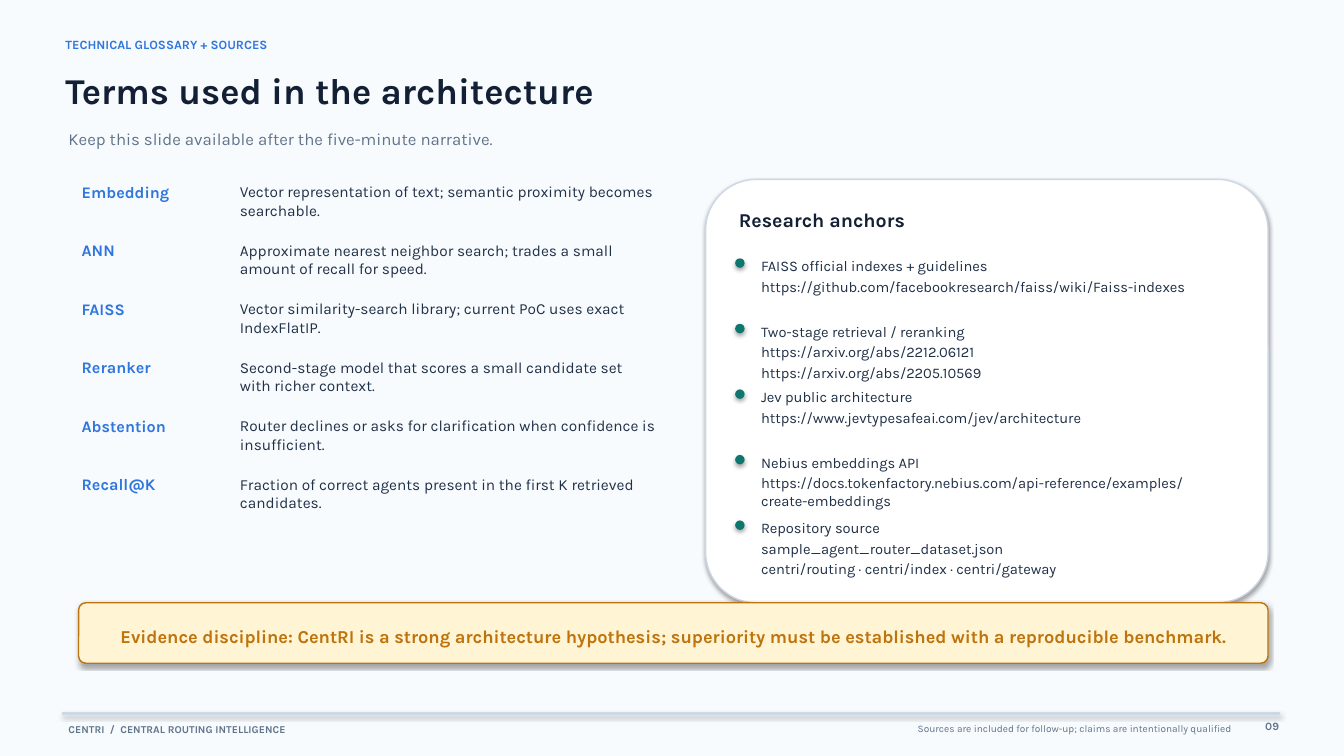
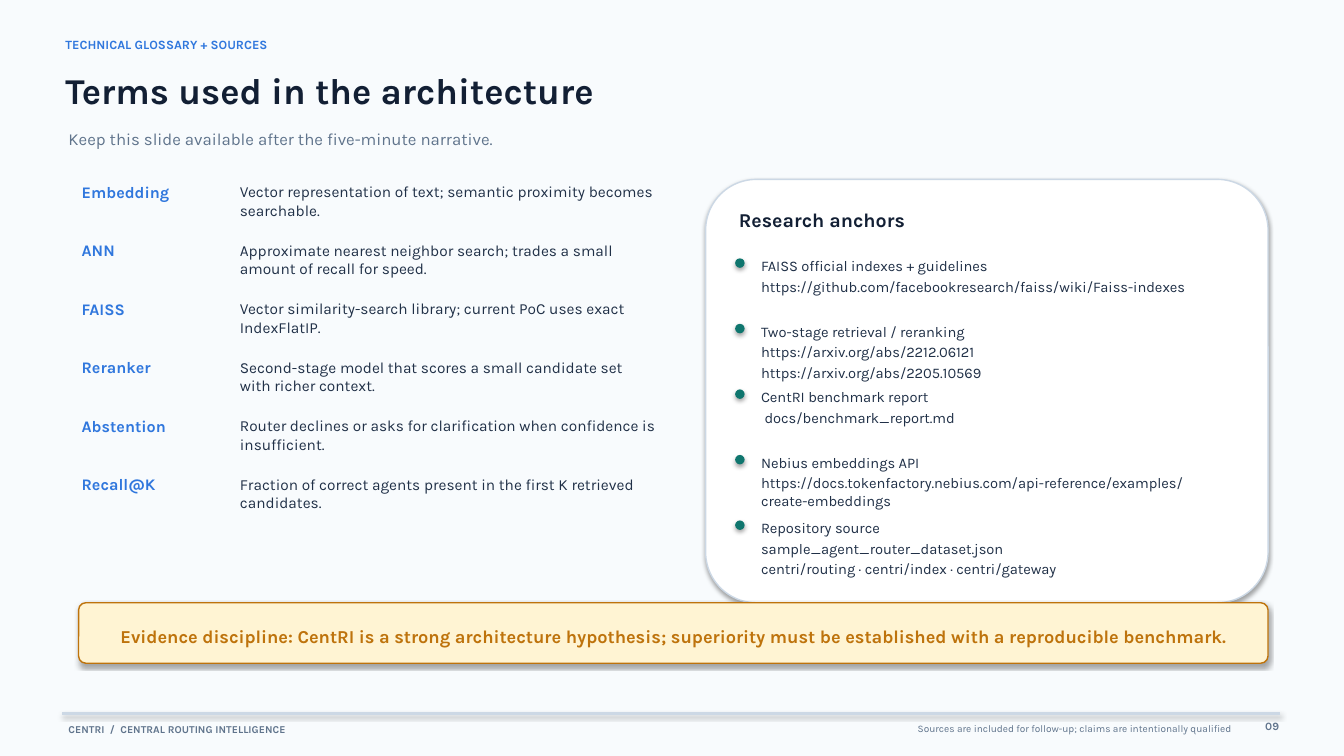
Before and after one commit to BanukaKA/CentRI, a slide deck: slide 9 of CentRI_5_minute_presentation.pptx. Drawn at 1344x756 pixels with LibreOffice and Linux fonts; fonts in the diff are those of the drawing. Boxes give left, top, right and bottom in pixels: in the first picture for what was removed or moved away, otherwise in the second. Text is boxed around its words. In the diff, an @@ line names an element or a change of style, - is before the commit and + after.

Commit message:
Architectural and Benchmarking documentation

```diff
--- a/CentRI_5_minute_presentation.pptx
+++ b/CentRI_5_minute_presentation.pptx
@@ text at (761, 392, 955, 427): text changed @@
-Jev public architecture
-https://www.jevtypesafeai.com/jev/architecture
+CentRI benchmark report
+docs/benchmark_report.md
```
Also in this commit, not shown: 2 other slides changed, 11 other files.
